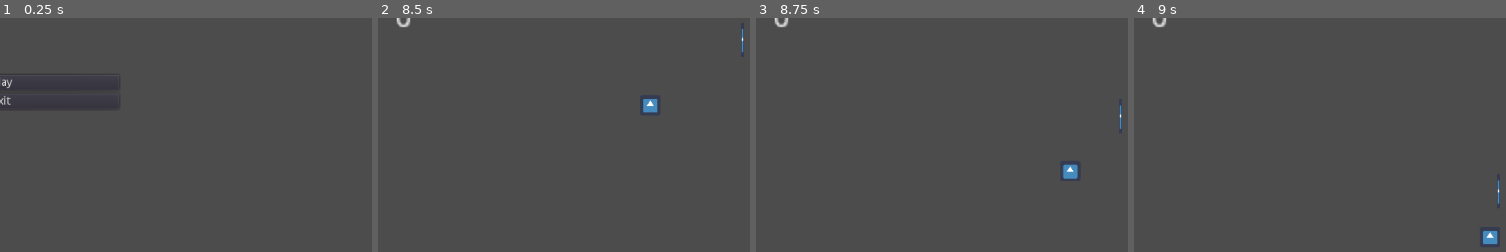
Above: before the commit, frames 1-4 (left to right).
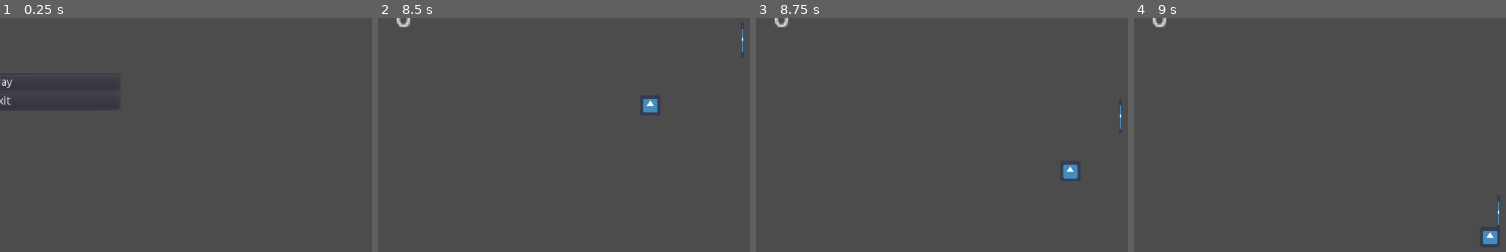
Above: after the commit, the same moments.

Repository: paomwattana/godot-pong
Game: Godot game, scene res://StartMenu.tscn
The game is run twice, just before and just after one commit, with the same random seed, the same clock (stepped at 60 frames per second) and the same inputs. The engine's default icon, where the game draws it, is replaced by a stand-in: a white triangle on a blue panel in a dark square.
Inputs:
- Up to frame 1 (0.25 s): no input
- Up to frame 2 (8.5 s): click "Play" at 0.5 s; tap Enter at 1.25 s; hold Up (ui_up) 1.28-2.03 s; hold Down (ui_down) 2.03-2.78 s; hold Up (ui_up) 2.78-4.28 s; hold Down (ui_down) 4.28-6.53 s; hold Up (ui_up) from 6.53 s (still down)
- Up to frame 3 (8.75 s): keep holding Up (ui_up)
- Up to frame 4 (9 s): release Up (ui_up) at 8.78 s; hold Down (ui_down) from 8.78 s (still down)
The pictures show only the part of the screen within x 50-100%, y 50-100%; the shares and areas given below are measured in that part.

Frames 1-3 are identical in both runs. In frame 4, 0.1% of the frame differs, in the area x 97-99%, y 69-89%.

Commit message:
functioning game over menu

Diff:
--- a/Game.gd
+++ b/Game.gd
@@ -1,36 +1,39 @@
 extends Node2D
 
 const ballResource = preload("res://Ball.tscn")
-const gameOverMenuResource = preload("res://PaddleAI.tscn")
+const gameOverMenuResource = preload("res://GameOverMenu.tscn")
 
 onready var scorePlayer = 0
 onready var scoreAI = 0
 onready var ballSpawnTimer = $BallSpawnTimer
 export var WINNING_SCORE = 2
 
+
+
 func _ready():
 	ballSpawnTimer.start()
 
 func checkGameOver():
 	if (WINNING_SCORE <= scorePlayer || WINNING_SCORE <= scoreAI):
+
 		var gameOverMenu = gameOverMenuResource.instance()
 		if (WINNING_SCORE <= scorePlayer): # player wins
 			pass
 		else: # AI wins
 			pass
 		self.call_deferred("add_child", gameOverMenu)
+	else:
+		ballSpawnTimer.start()
 
 func _on_GoalLeft_area_entered(_body):
 	scoreAI += 1
 	$Scores/AIScore.text = str(scoreAI)
 	checkGameOver()
-	ballSpawnTimer.start()
 
 func _on_GoalRight_area_entered(_body):
 	scorePlayer += 1
 	$Scores/PlayerScore.text = str(scorePlayer)
 	checkGameOver()
-	ballSpawnTimer.start()
 
 
 func _on_BallSpawnTimer_timeout():
--- a/PaddleAI.tscn
+++ b/PaddleAI.tscn
@@ -7,7 +7,7 @@
 extents = Vector2( 3, 23 )
 
 [sub_resource type="RectangleShape2D" id=2]
-extents = Vector2( 144.5, 612 )
+extents = Vector2( 156.5, 612 )
 
 [node name="PaddleAI" type="KinematicBody2D"]
 script = ExtResource( 2 )
@@ -23,10 +23,8 @@
 [node name="DetectionArea2D" type="Area2D" parent="."]
 
 [node name="CollisionShape2D" type="CollisionShape2D" parent="DetectionArea2D"]
-position = Vector2( -181.5, 0 )
+position = Vector2( -169.5, 0 )
 shape = SubResource( 2 )
 
 [connection signal="area_entered" from="DetectionArea2D" to="." method="_on_DetectionArea2D_area_entered"]
 [connection signal="area_exited" from="DetectionArea2D" to="." method="_on_DetectionArea2D_area_exited"]
-[connection signal="body_entered" from="DetectionArea2D" to="." method="_on_DetectionArea2D_body_entered"]
-[connection signal="body_exited" from="DetectionArea2D" to="." method="_on_DetectionArea2D_body_exited"]
